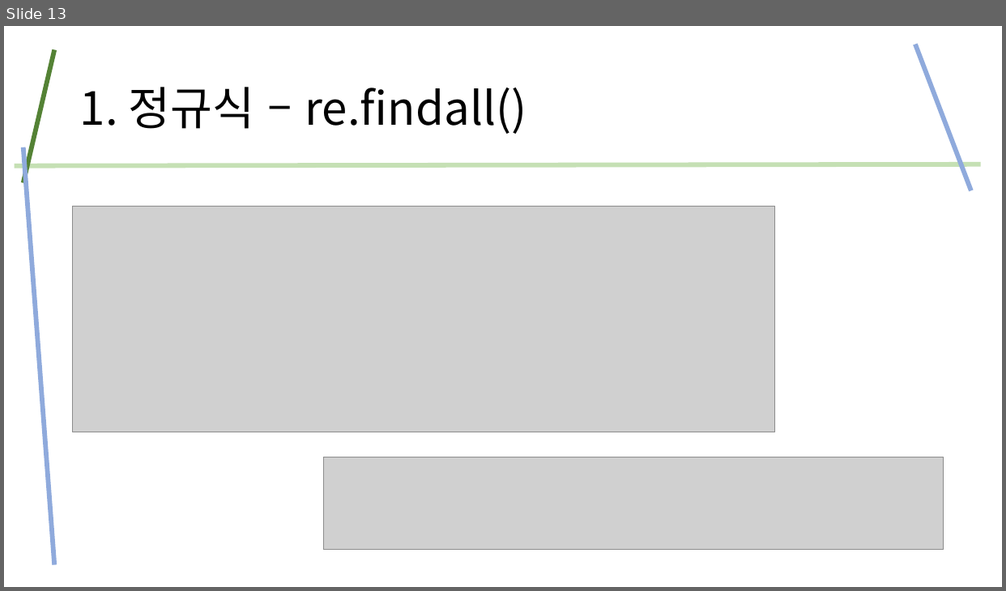
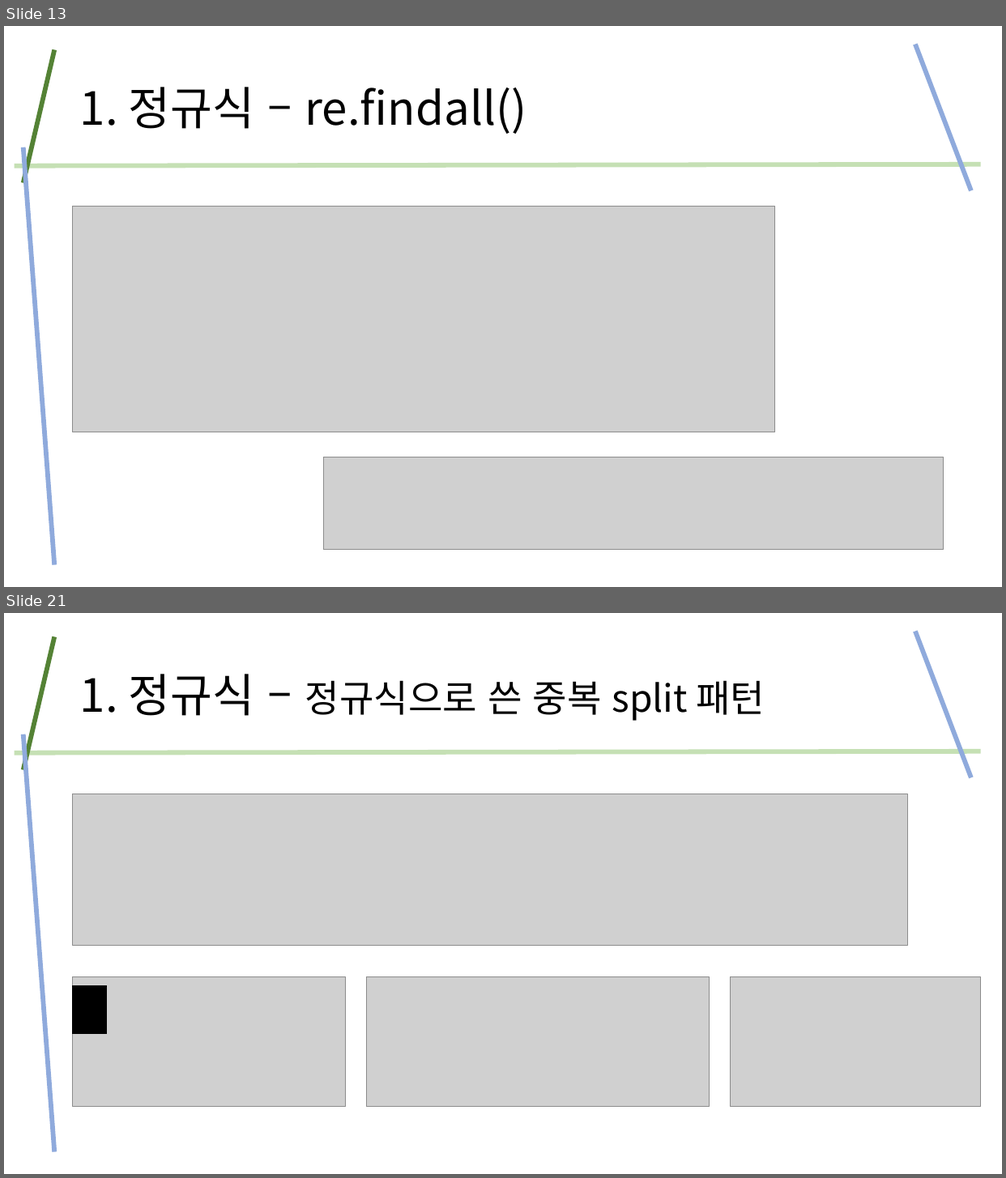
Before and after one commit to kig2929kig/ui, a slide deck: 정규식.pptx. Shown one above the other, each under a label of ours: slide 13 before the commit, slides 13 and 21 after it; the slides between them are not shown. The pictures are 1006x591 and 1006x1178 pixels, drawn with LibreOffice and Linux fonts; fonts in the diff are those of the drawing; grey boxes stand for pictures. Boxes give left, top, right and bottom in pixels: in the first picture for what was removed or moved away, otherwise in the second. Text is boxed around its words. In the diff, an @@ line names an element or a change of style, - is before the commit and + after.

```diff
--- a/정규식.pptx
+++ b/정규식.pptx
@@ slide 21 added at (4,613,1002,1174), background #FFFFFF @@
@@ line added from (971, 777) to (915, 631), #8FAADC 4.5 pt @@
@@ line added from (23, 770) to (54, 637), #548235 4.5 pt @@
@@ title added at (80,674,765,721), 36 pt, text #000000 @@
+1. 정규식 – 정규식으로 쓴 중복 split 패턴
@@ line added from (981, 752) to (15, 753), #C5E0B4 4.5 pt @@
@@ line added from (23, 735) to (54, 1152), #8FAADC 4.5 pt @@
@@ picture added at (73,794,908,945) @@
@@ picture added at (73,977,345,1106) @@
@@ picture added at (367,977,710,1106) @@
@@ picture added at (731,977,980,1106) @@
@@ rectangle added at (73,986,108,1033), fill #000000, outline #000000 1 pt @@
```
Also in this commit, not shown: 5 slides changed, 7 other slides added.
